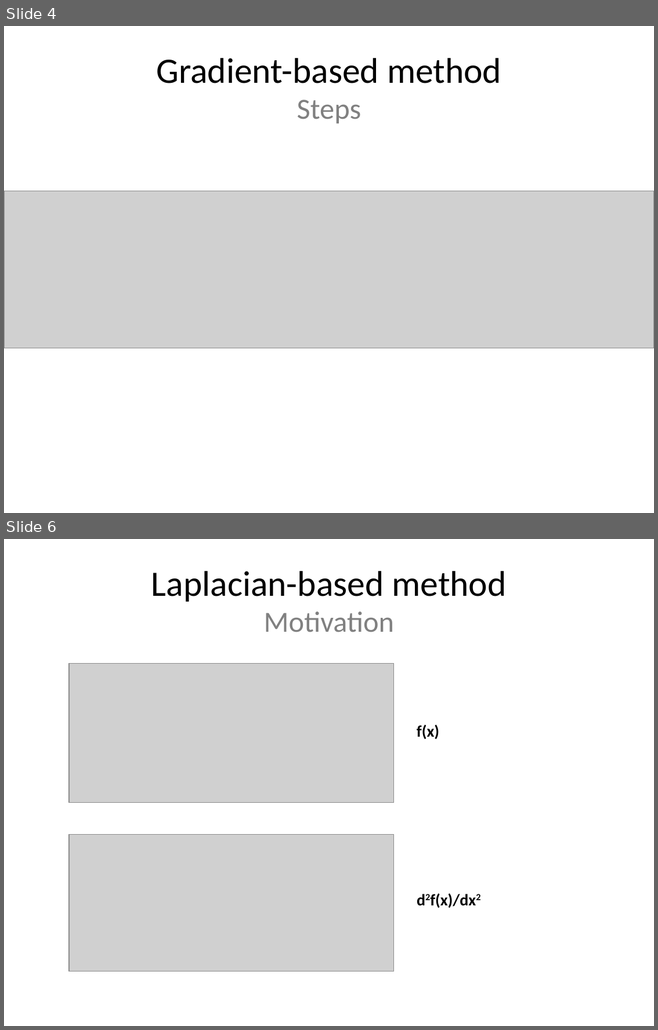
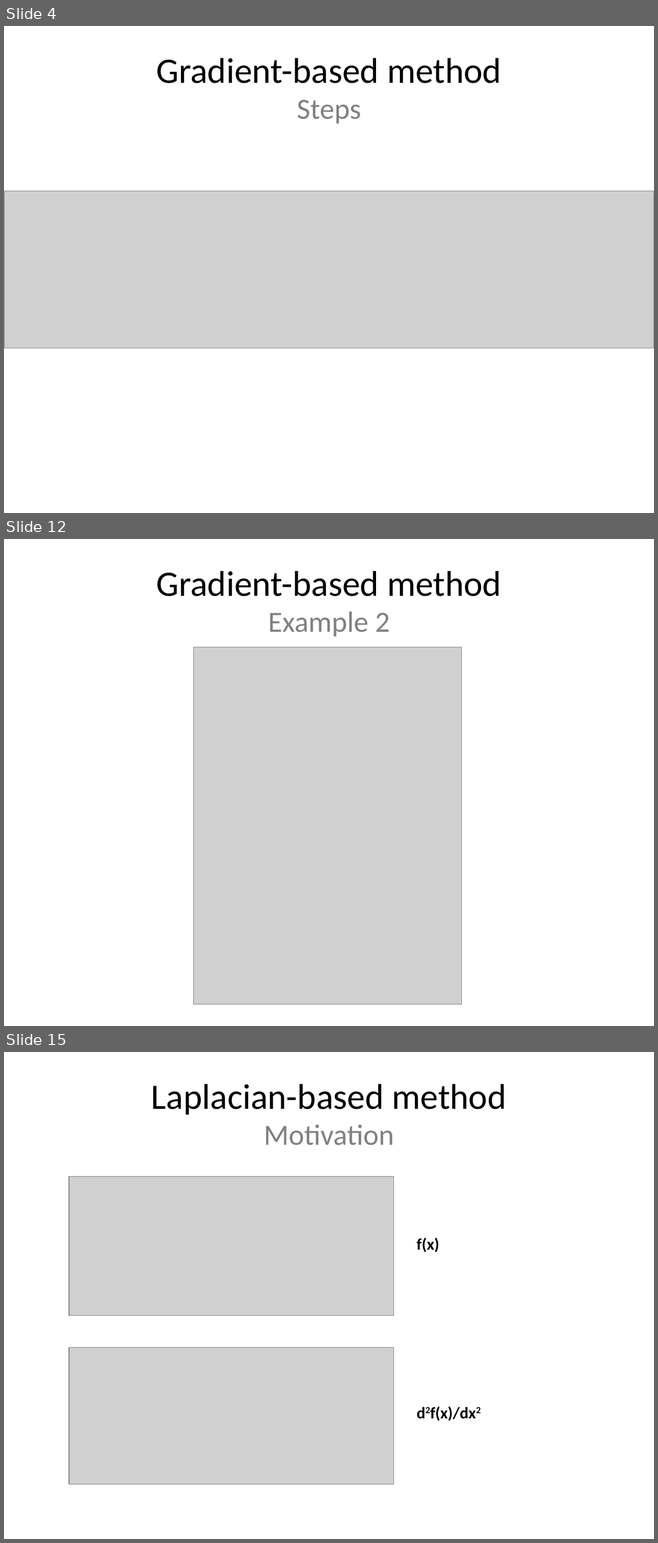
Before and after one commit to leoninnovate/6.344-Project, a slide deck: docs/presentation/presentation.pptx. Shown one above the other, each under a label of ours: slides 4 and 6 before the commit, slides 4, 12 and 15 after it; the slides between them are not shown. The pictures are 658x1030 and 658x1543 pixels, drawn with LibreOffice and Linux fonts; fonts in the diff are those of the drawing; grey boxes stand for pictures. Boxes give left, top, right and bottom in pixels: in the first picture for what was removed or moved away, otherwise in the second. Text is boxed around its words. In the diff, an @@ line names an element or a change of style, - is before the commit and + after.

```diff
--- a/docs/presentation/presentation.pptx
+++ b/docs/presentation/presentation.pptx
@@ slide 12 added at [4, 539, 654, 1026], background #FFFFFF @@
@@ title added at [156, 571, 501, 636], 39.6 pt, text #000000 @@
+Gradient-based method
+Example 2
@@ picture added at [194, 647, 461, 1005] @@
@@ what was slide 6 is now slide 15 @@
```
Also in this commit, not shown: 3 slides changed, 18 other slides added, 1 slide removed, 5 other files.
